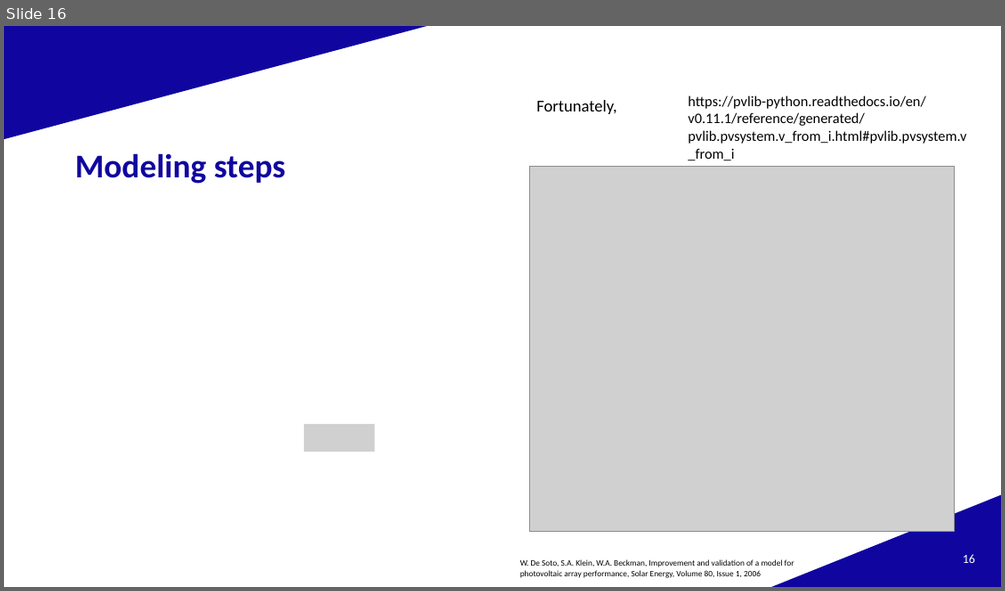
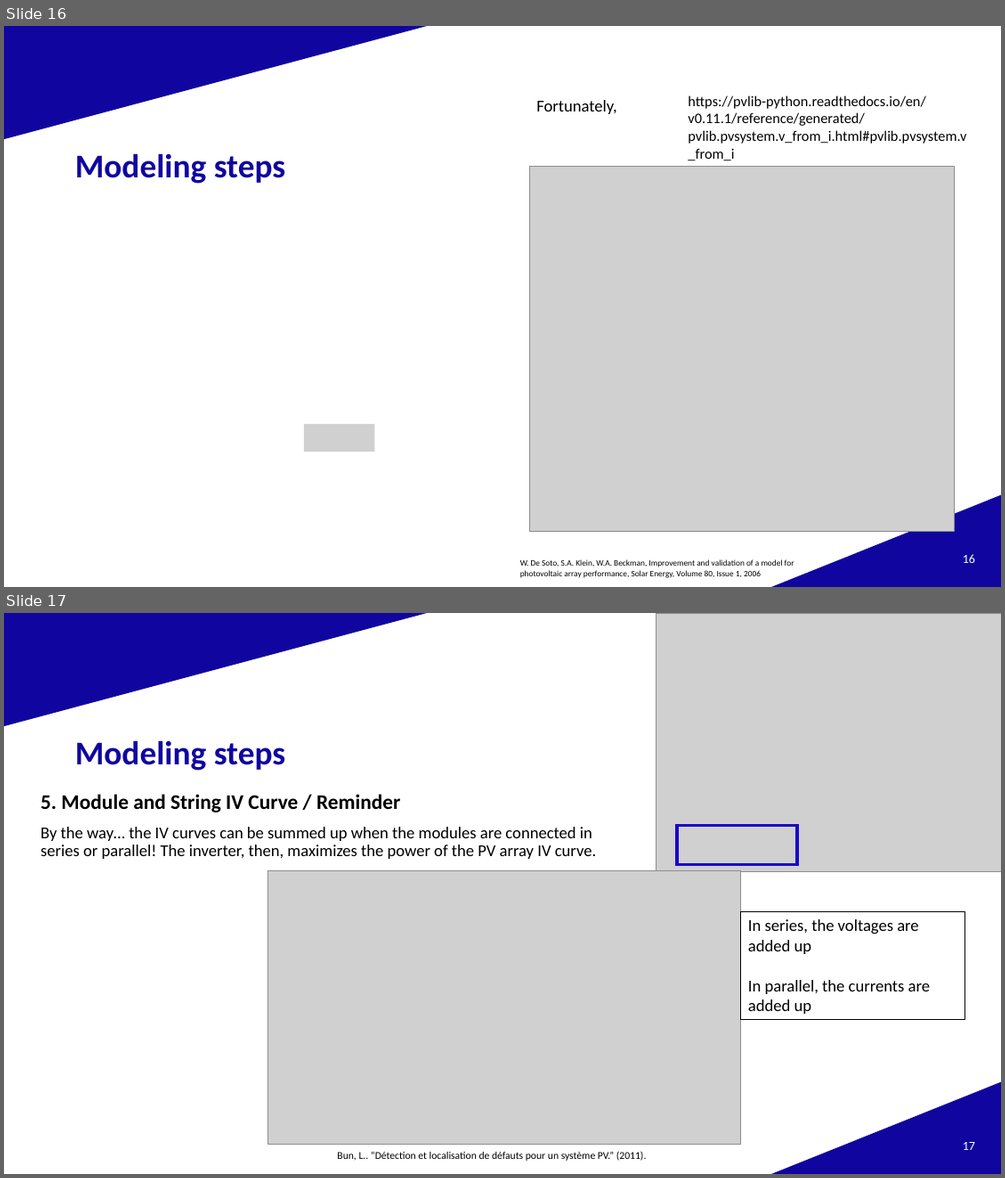
Before and after one commit to AlexandreHugoMathieu/pvfault_detection_solar_academy, a slide deck: slides/2024/slides_20241209.pptx. Shown one above the other, each under a label of ours: slide 16 before the commit, slides 16 and 17 after it. The pictures are 1005x591 and 1005x1178 pixels, drawn with LibreOffice and Linux fonts; fonts in the diff are those of the drawing; grey boxes stand for pictures; background and template pictures are left out. Boxes give left, top, right and bottom in pixels: in the first picture for what was removed or moved away, otherwise in the second. Text is boxed around its words. In the diff, an @@ line names an element or a change of style, - is before the commit and + after.

Commit message:
Last update on the slides_20241209.pptx + export the slides into pdf

```diff
--- a/slides/2024/slides_20241209.pptx
+++ b/slides/2024/slides_20241209.pptx
@@ slide 17 added at (4,613,1001,1174), background #FFFFFF; not listed: 2 template elements that a slide beside it also shows @@
@@ picture added at (656,613,1001,872) @@
@@ title added at (75,740,285,771), 32 pt, text #10069F, bold @@
+Modeling steps
@@ text added at (40,794,596,859), 16 pt, text #000000 @@
+5. Module and String IV Curve / Reminder
+By the way… the IV curves can be summed up when the modules are connected in series or parallel! The inverter, then, maximizes the power of the PV array IV curve.
@@ rectangle added at (677,826,797,864), outline #1907C9 3 pt @@
@@ picture added at (268,871,741,1144) @@
@@ rectangle added at (741,911,965,1020), outline #000000 0.75 pt, 16 pt, text #000000 @@
+In series, the voltages are added up
+In parallel, the currents are added up
@@ page number added at (963,1142,975,1150), 12 pt, text #FFFFFF @@
+17
@@ text added at (337,1151,647,1160), 10 pt, text #000000 @@
+Bun, L.. “Détection et localisation de défauts pour un système PV.” (2011).
```
Also in this commit, not shown: 1 other file.
